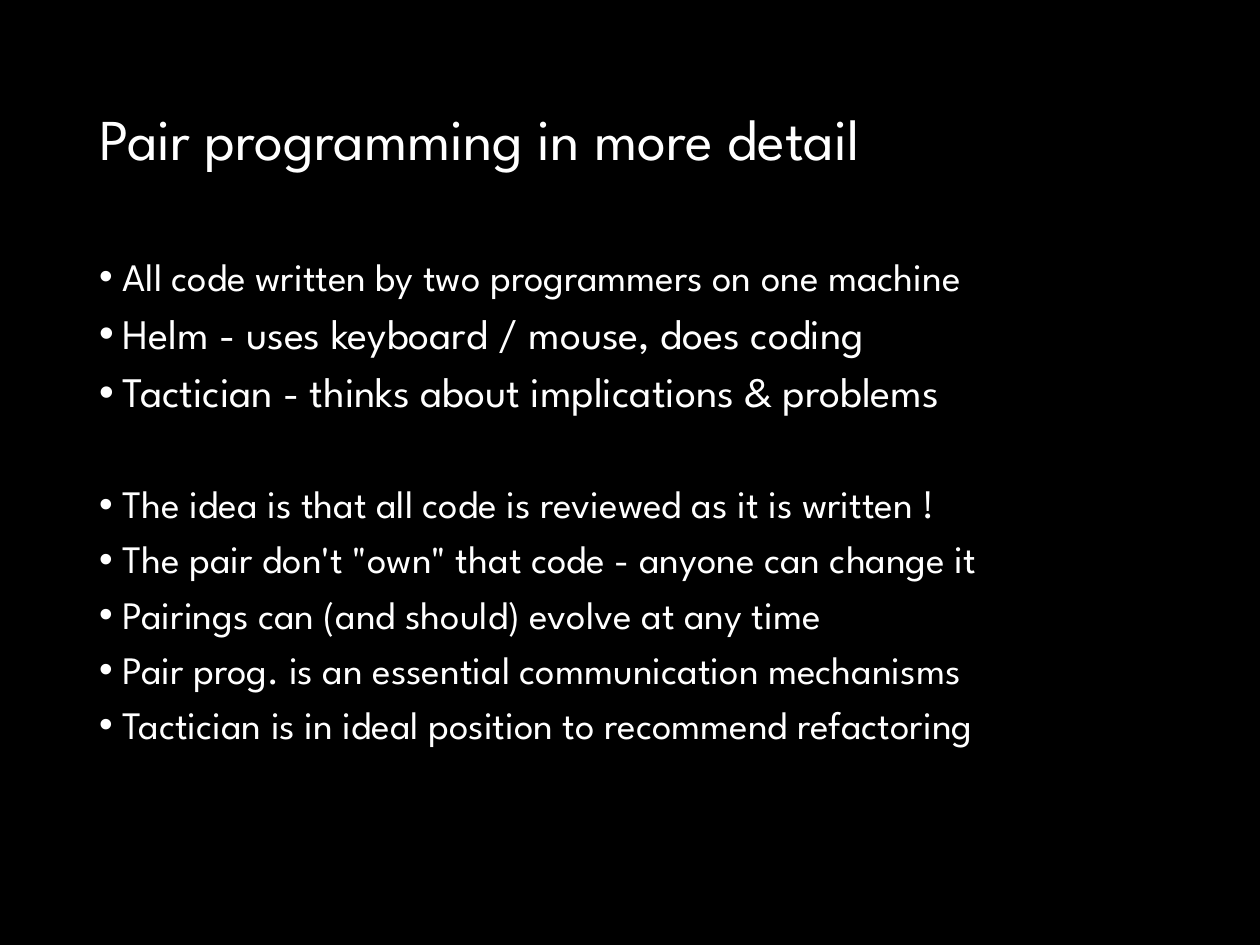
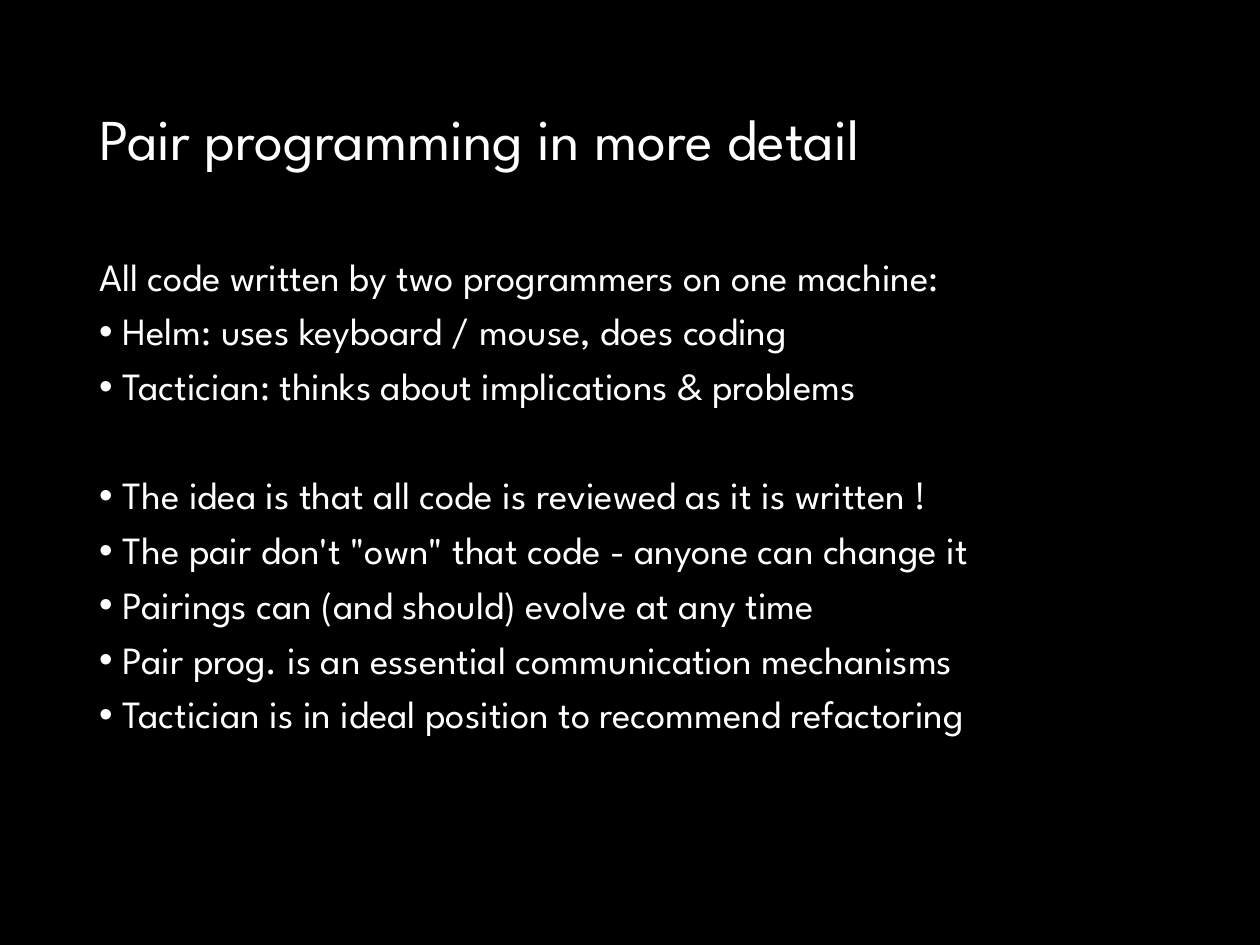
Before and after one commit to fossabot/SPE2018, a slide deck: slide 17 of Lecture Slides/04 Agile.pptx (slide 15 before the commit). Drawn at 1260x945 pixels with LibreOffice and Linux fonts; fonts in the diff are those of the drawing. Boxes give left, top, right and bottom in pixels: in the first picture for what was removed or moved away, otherwise in the second. Text is boxed around its words. In the diff, an @@ line names an element or a change of style, - is before the commit and + after.

```diff
--- a/Lecture Slides/04 Agile.pptx
+++ b/Lecture Slides/04 Agile.pptx
@@ text at bbox=[99, 264, 939, 408]: text changed; size 24.1 to 22 pt @@
-• All code written by two programmers on one machine
-• Helm - uses keyboard / mouse, does coding
-• Tactician - thinks about implications & problems
+All code written by two programmers on one machine:
+• Helm: uses keyboard / mouse, does coding
+• Tactician: thinks about implications & problems
@@ text at bbox=[123, 482, 967, 737]: size 22.2 to 22 pt in "The idea is that all code is ...", "The pair don't "own" that code - ...", "Pairings can (and should) evolve at any ...", "Pair prog. is an essential communication mechanisms" and 1 more places @@
```
Also in this commit, not shown: 16 other slides changed.
